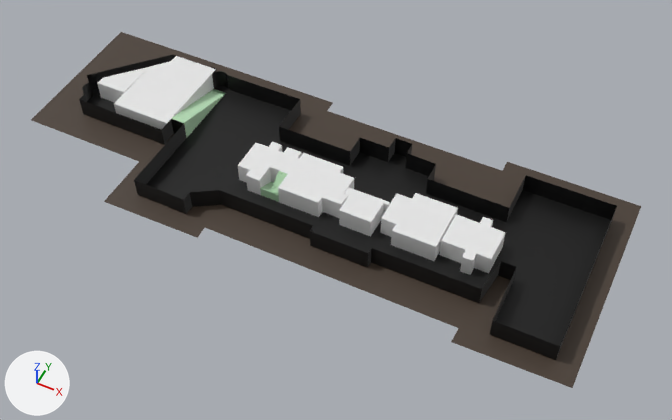
Two versions of the glTF model public/models/attic.glb, one commit apart.
The view is the same before and after, from a 50 mm lens placed at (2.04, -3.45, 4.47), pointed at (0.23, 0.17, -0.05). The lights are fixed; the arrows at lower left show +X, +Y and +Z. The picture after the commit comes second. Where no turn or scale is listed for an object, it has been applied to the vertices.

The first picture shows 'Cube.001', 'Plane', 'Plane.001', 'center', 'city  human resource  management', 'city assessors office', 'city mayor office', 'multipurpose hall', 'outline' and 1 more.
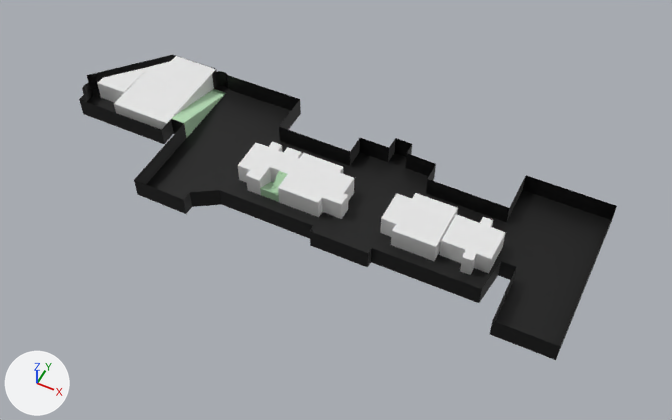
Changed parts and their boxes [x1, y1, x2, y2] in the pictures (672 x 420 px):
'outline', recoloured
    both: [79, 55, 617, 360]
'Plane.001', deleted
    before: [31, 32, 641, 388]
'center', deleted
    before: [339, 188, 390, 237]

The change in detail:
Material 'Material.001' (mat_material_001) changes colour from green #b2d8b2 to black #000000; in linear values from (0.445, 0.687, 0.445) to (0.0, 0.0, 0.0).
me_plane has 114 vertices, 169 faces and spans x -1.82..1.87, y -0.37..0.8, z 0.0..0.14.
me_plane no longer uses material mat_material (black #000000).
me_plane gains material mat_material_001 (black #000000).
Object 'center' (ob_center) is deleted.
Object 'Plane.001' (ob_plane_001) is deleted.
